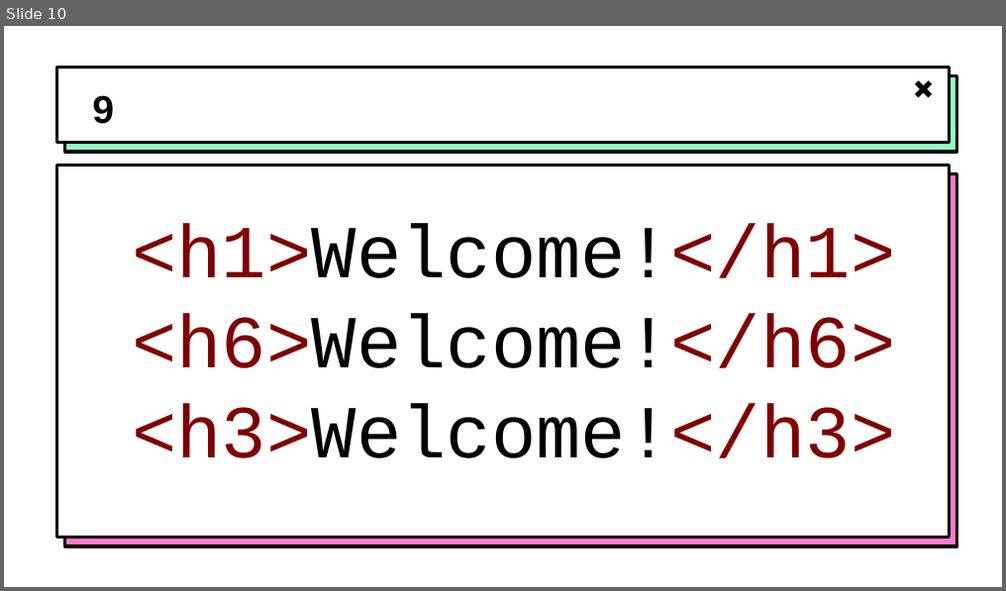
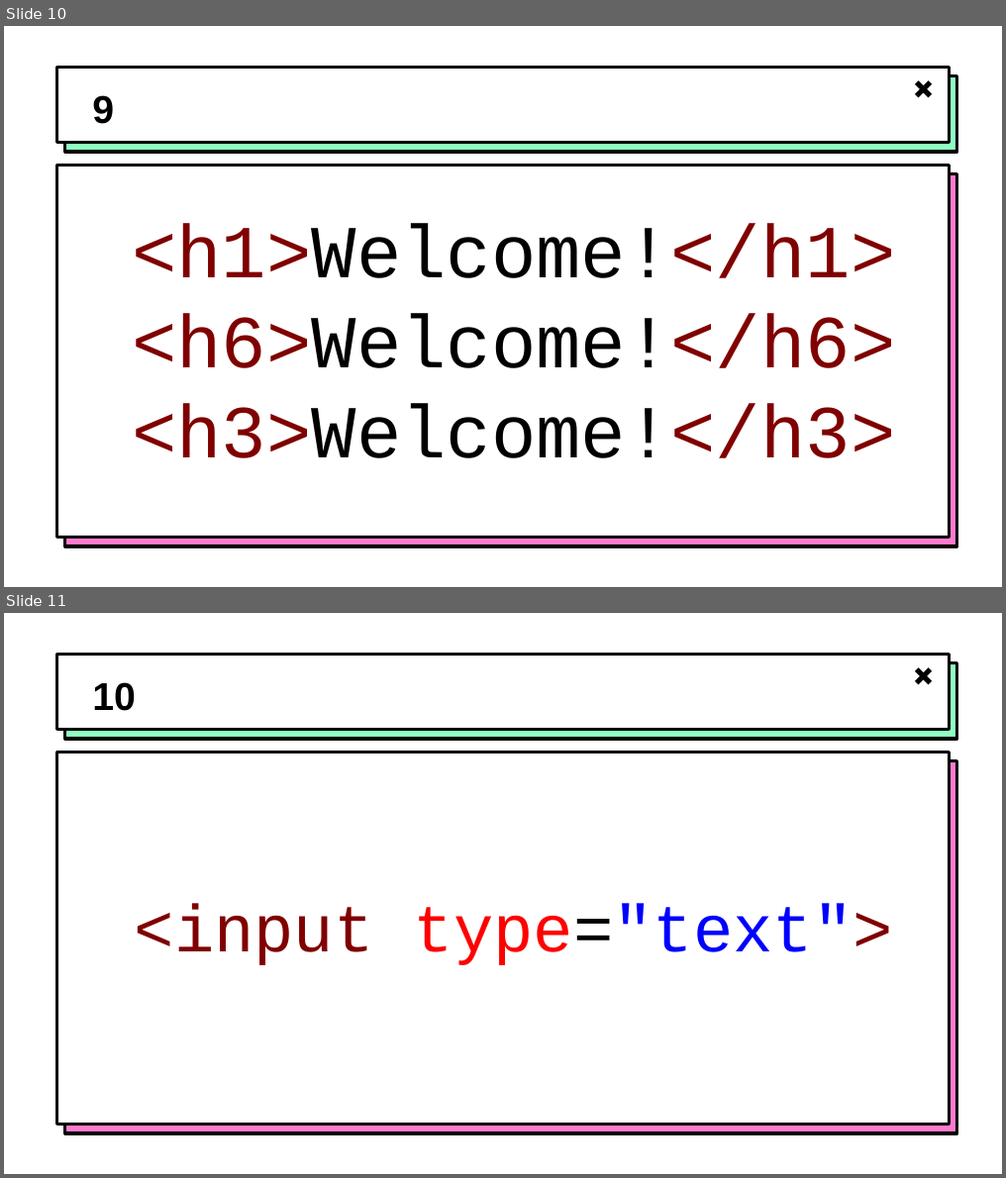
Before and after one commit to hytechclub/web-101, a slide deck: Week02/NameThatElement.pptx. Shown one above the other, each under a label of ours: slide 10 before the commit, slides 10 and 11 after it. The pictures are 1006x591 and 1006x1178 pixels, drawn with LibreOffice and Linux fonts; fonts in the diff are those of the drawing; background and template pictures are left out. Boxes give left, top, right and bottom in pixels: in the first picture for what was removed or moved away, otherwise in the second. Text is boxed around its words. In the diff, an @@ line names an element or a change of style, - is before the commit and + after.

```diff
--- a/Week02/NameThatElement.pptx
+++ b/Week02/NameThatElement.pptx
@@ slide 11 added at <box>4,613,1002,1174</box>, background picture (left out); not listed: 5 template elements that a slide beside it also shows @@
@@ title added at <box>92,682,136,711</box>, 28 pt, text #000000, bold @@
+10
@@ text added at <box>135,903,893,965</box>, 48 pt, text #800000 @@
+<input type="text">
```
Also in this commit, not shown: 1 slide changed, 4 other slides added, 2 other files.
